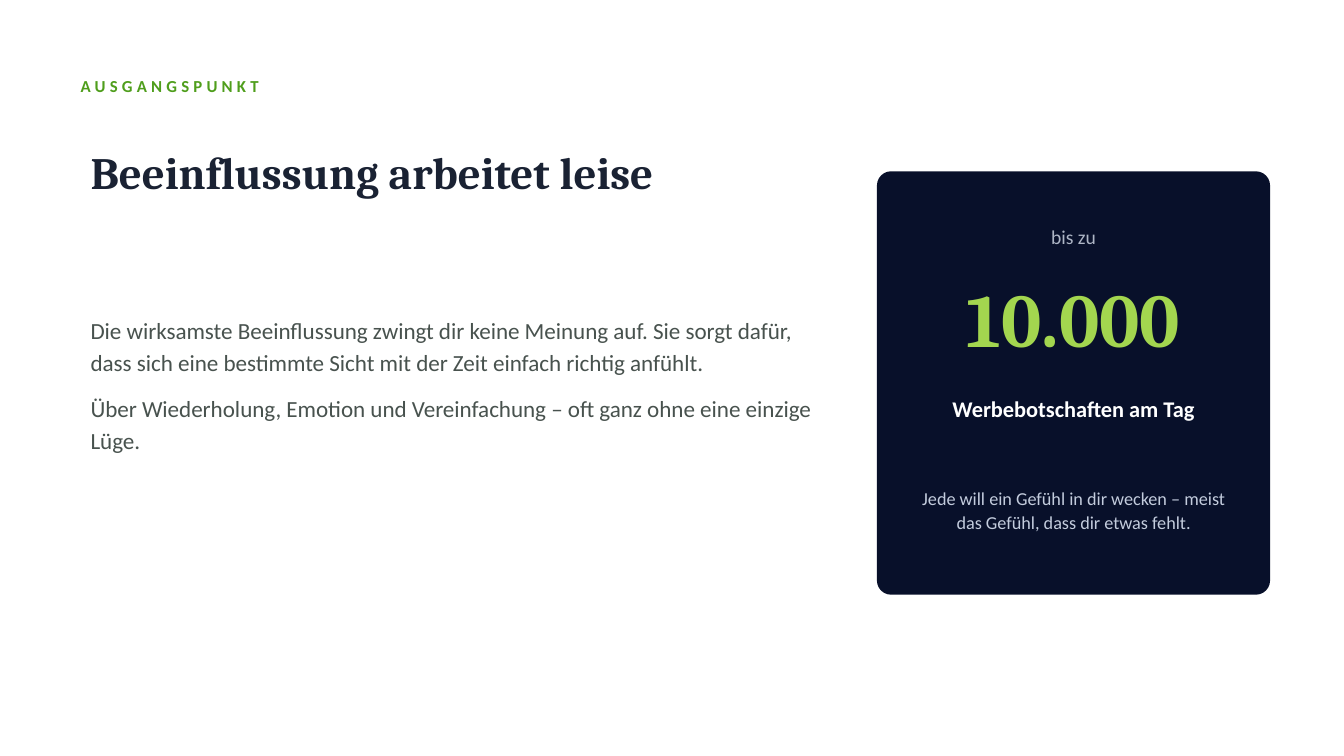
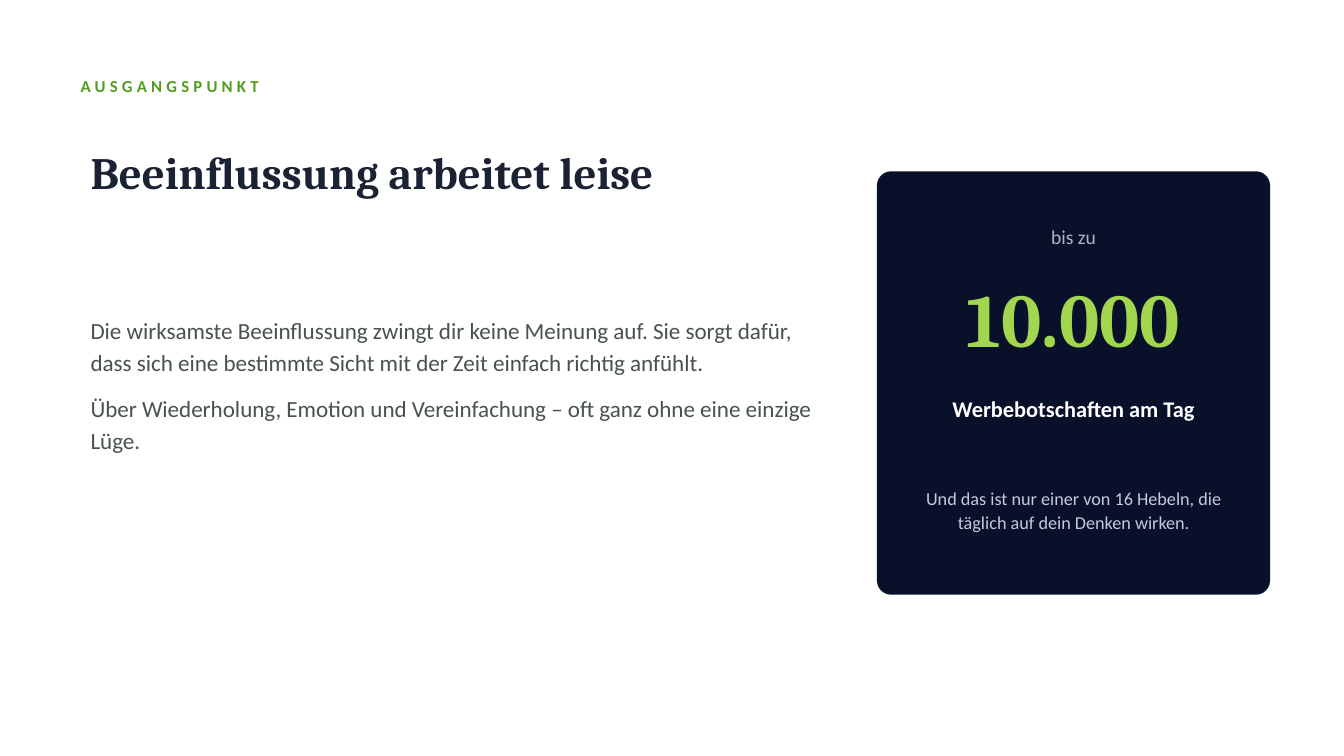
Before and after one commit to Heiko888/werdemeisterdeinergedanken, a slide deck: slide 4 of docs/workshop/mentale-selbstverteidigung/WMDG-Workshop-Mentale-Selbstverteidigung.pptx. Drawn at 1344x756 pixels with LibreOffice and Linux fonts; fonts in the diff are those of the drawing. Boxes give left, top, right and bottom in pixels: in the first picture for what was removed or moved away, otherwise in the second. Text is boxed around its words. In the diff, an @@ line names an element or a change of style, - is before the commit and + after.

```diff
--- a/docs/workshop/mentale-selbstverteidigung/WMDG-Workshop-Mentale-Selbstverteidigung.pptx
+++ b/docs/workshop/mentale-selbstverteidigung/WMDG-Workshop-Mentale-Selbstverteidigung.pptx
@@ text at [926,492,1221,532]: text changed @@
-Jede will ein Gefühl in dir wecken – meist das Gefühl, dass dir etwas fehlt.
+Und das ist nur einer von 16 Hebeln, die täglich auf dein Denken wirken.
```
Also in this commit, not shown: 8 other slides changed, 15 slides added, 5 slides removed, 3 other files.
